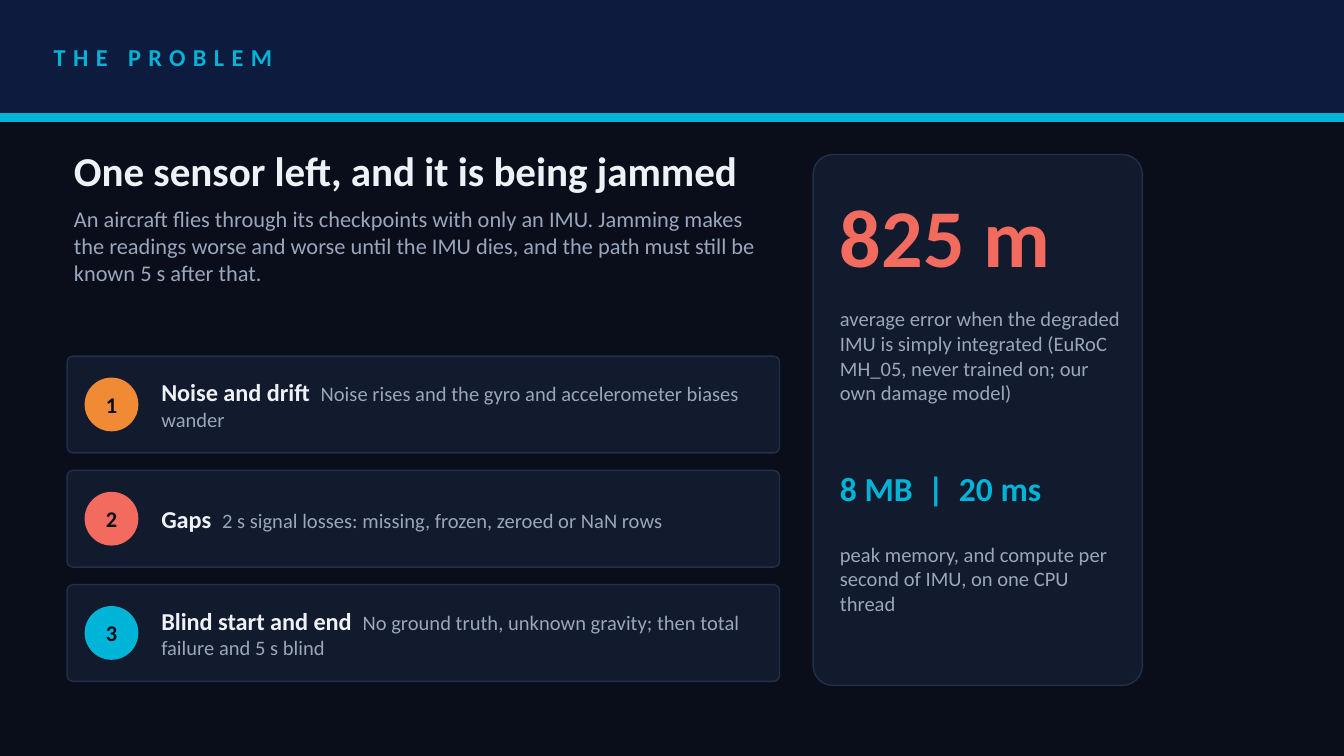
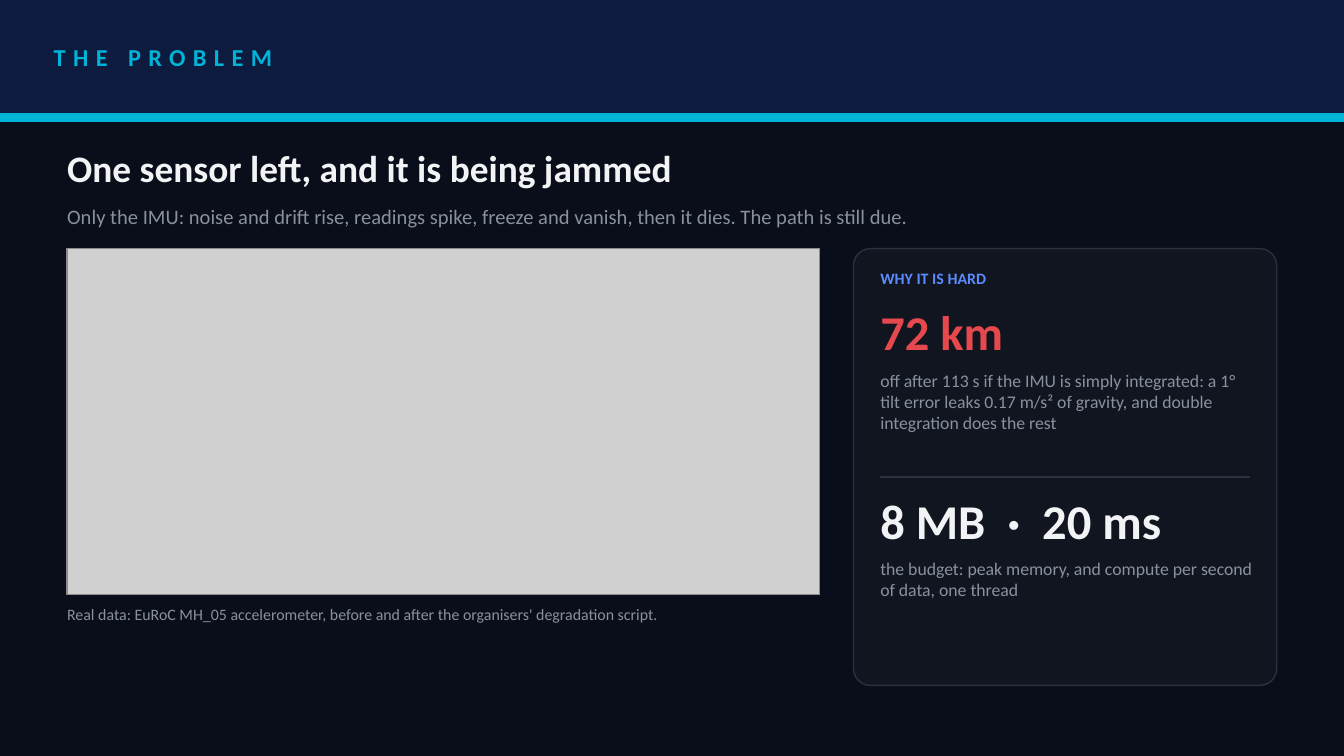
Before and after one commit to rehaanajani/pathfinder-xr, a slide deck: slide 2 of deck/SRMIST_CaliforniaBurrito.pptx. Drawn at 1344x756 pixels with LibreOffice and Linux fonts; fonts in the diff are those of the drawing; grey boxes stand for pictures. Boxes give left, top, right and bottom in pixels: in the first picture for what was removed or moved away, otherwise in the second. Text is boxed around its words. In the diff, an @@ line names an element or a change of style, - is before the commit and + after.

Commit message:
Redesigned the deck in black and white with real images: the localhost live demo, the terminal run, the damaged signal and the trajectory

```diff
--- a/deck/SRMIST_CaliforniaBurrito.pptx
+++ b/deck/SRMIST_CaliforniaBurrito.pptx
@@ text "One sensor left, and it ..." at (x1=67, y1=155, x2=672, y2=189): size 22 to 20 pt, text colour #EEF1F6 to #F2F3F5; less space between paragraphs @@
@@ rounded rectangle removed at (x1=813, y1=155, x2=1142, y2=685) @@
@@ text added at (x1=67, y1=210, x2=907, y2=228), 11 pt, text #8A919E @@
+Only the IMU: noise and drift rise, readings spike, freeze and vanish, then it dies. The path is still due.
@@ text at (x1=74, y1=211, x2=754, y2=281): paragraph removed @@
-An aircraft flies through its checkpoints with only an IMU. Jamming makes the readings worse and worse until the IMU dies, and the path must still be known 5 s after that.
@@ text removed at (x1=840, y1=210, x2=1050, y2=268) @@
-825 m
@@ picture added at (x1=67, y1=249, x2=820, y2=595) @@
@@ rounded rectangle resized from (x1=67, y1=470, x2=780, y2=567) to (x1=853, y1=249, x2=1277, y2=685) @@
@@ rounded rectangle at (x1=853, y1=249, x2=1277, y2=685): fill #121A2E to #111520; outline #232E4A 0.75 pt to #2A303C 0.75 pt; proportions changed @@
@@ text added at (x1=880, y1=273, x2=987, y2=284), 8.5 pt, text #5B8CFF, bold @@
+WHY IT IS HARD
@@ text removed at (x1=840, y1=312, x2=1119, y2=404) @@
-average error when the degraded IMU is simply integrated (EuRoC MH_05, never trained on; our own damage model)
@@ text added at (x1=880, y1=316, x2=1003, y2=350), 26 pt, text #E5484D, bold @@
+72 km
@@ rounded rectangle removed at (x1=67, y1=356, x2=780, y2=453) @@
@@ ellipse removed at (x1=85, y1=378, x2=138, y2=431) @@
-1
@@ text added at (x1=880, y1=375, x2=1235, y2=432), 9.5 pt, text #8A919E @@
+off after 113 s if the IMU is simply integrated: a 1° tilt error leaks 0.17 m/s² of gravity, and double integration does the rest
@@ line added from (880, 477) to (1250, 477), #2A303C 0.75 pt @@
@@ ellipse removed at (x1=85, y1=492, x2=138, y2=546) @@
-2
@@ text at (x1=880, y1=505, x2=1161, y2=540): text changed; size 18 to 26 pt; text colour #00B4D8 to #F2F3F5 @@
-8 MB | 20 ms
+8 MB · 20 ms
@@ text removed at (x1=161, y1=512, x2=662, y2=532) @@
-Gaps 2 s signal losses: missing, frozen, zeroed or NaN rows
@@ text at (x1=880, y1=563, x2=1252, y2=598): text changed; size 11 to 9.5 pt; text colour #9AA6BC to #8A919E @@
-peak memory, and compute per second of IMU, on one CPU thread
+the budget: peak memory, and compute per second of data, one thread
@@ rounded rectangle removed at (x1=67, y1=585, x2=780, y2=681) @@
@@ text at (x1=67, y1=609, x2=658, y2=623): text changed; size 11 to 8.5 pt; text colour #9AA6BC to #8A919E @@
-Noise and drift Noise rises and the gyro and accelerometer biases wander
+Real data: EuRoC MH_05 accelerometer, before and after the organisers' degradation script.
@@ text "Real data: EuRoC MH_05 accelerometer, ..." at (x1=67, y1=609, x2=658, y2=623): vertical alignment middle to top @@
@@ ellipse removed at (x1=85, y1=606, x2=138, y2=660) @@
-3
@@ text removed at (x1=161, y1=613, x2=739, y2=655) @@
-Blind start and end No ground truth, unknown gravity; then total failure and 5 s blind
```
Also in this commit, not shown: 8 other slides changed, 7 other files.
